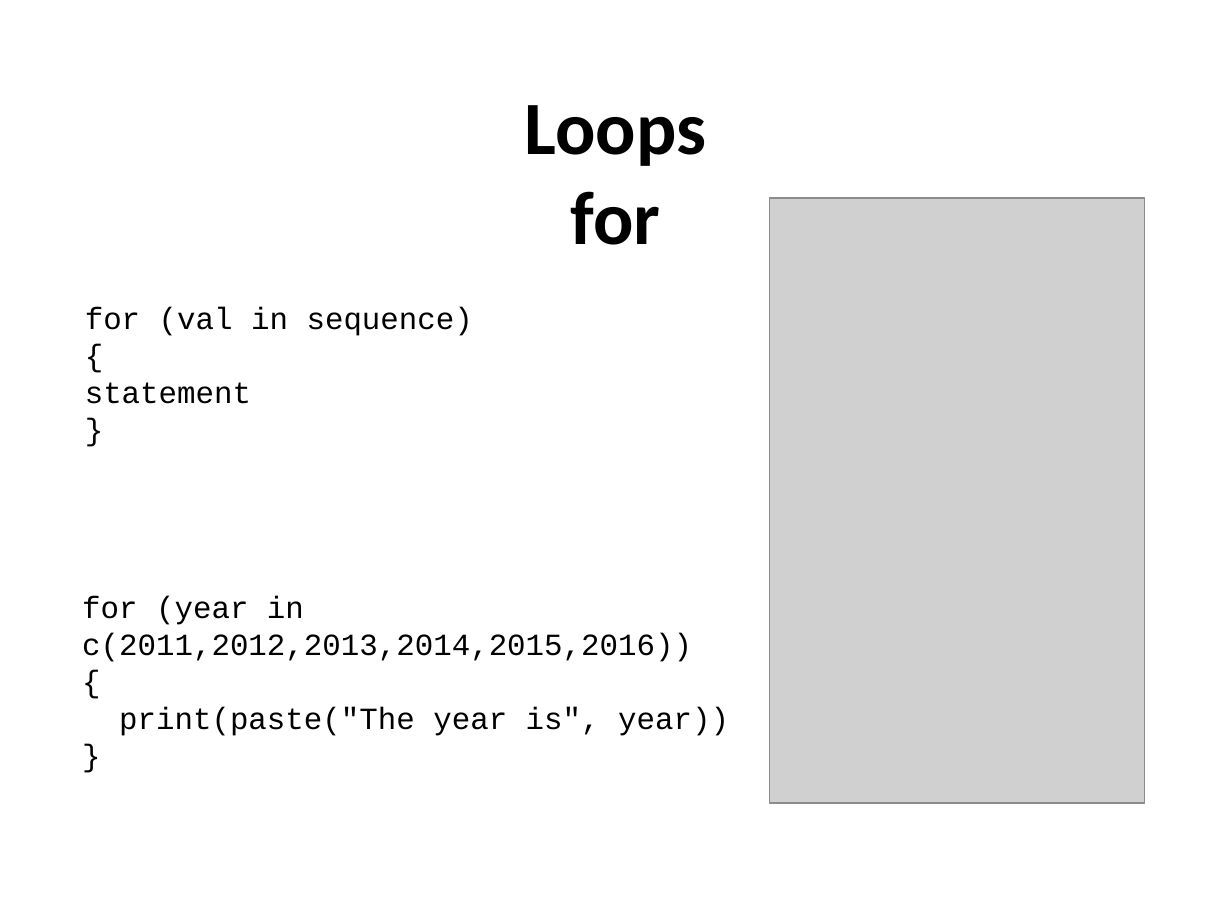
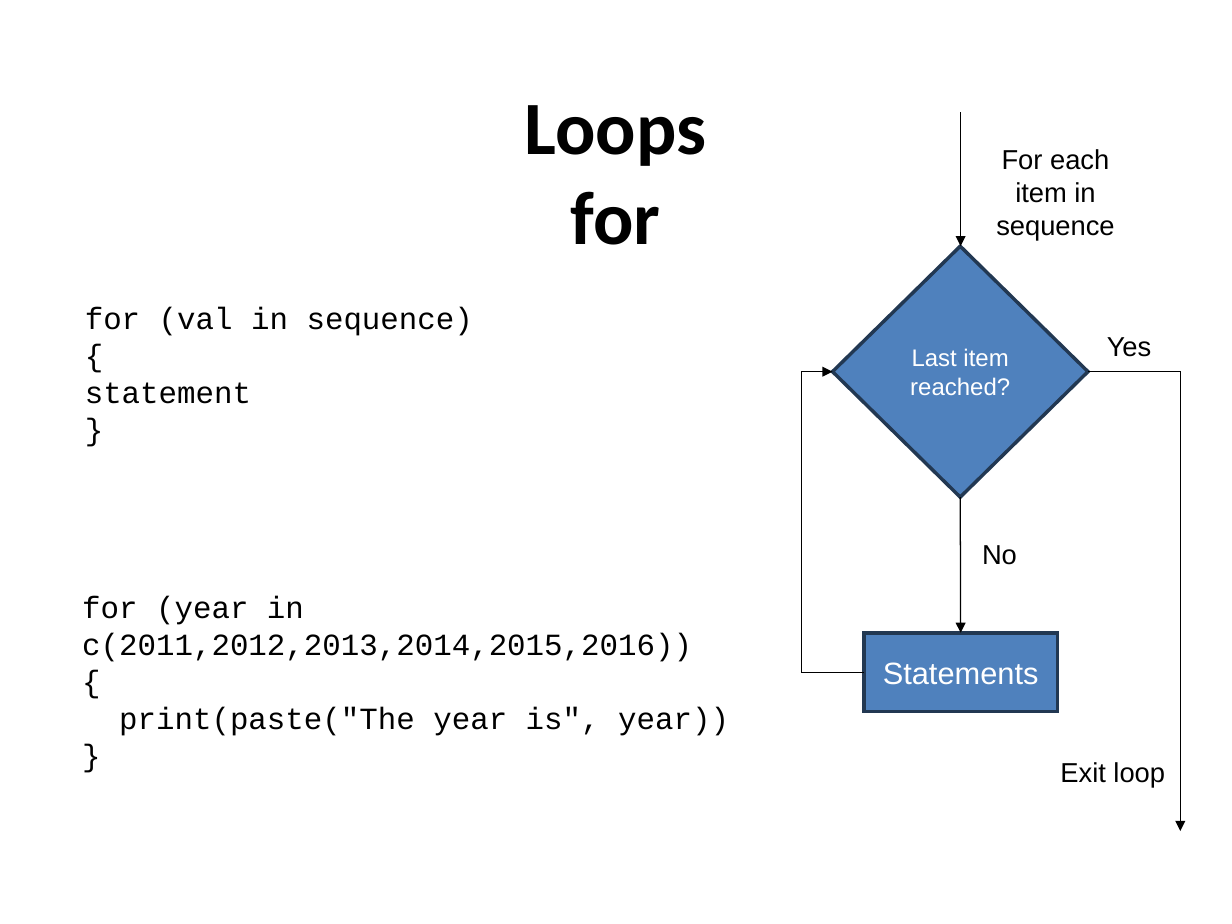
Before and after one commit to sraorao/MSD_R_course_HT2024, a slide deck: slide 8 of powerpoint/Session2.pptx. Drawn at 1232x924 pixels with LibreOffice and Linux fonts; fonts in the diff are those of the drawing; grey boxes stand for pictures. Boxes give left, top, right and bottom in pixels: in the first picture for what was removed or moved away, otherwise in the second. Text is boxed around its words. In the diff, an @@ line names an element or a change of style, - is before the commit and + after.

```diff
--- a/powerpoint/Session2.pptx
+++ b/powerpoint/Session2.pptx
@@ arrow added from (961, 112) to (961, 246), #000000 0.75 pt @@
@@ text added at [996,149,1114,240], 16 pt, text #000000 @@
+For each item in sequence
@@ picture removed at [770,198,1145,803] @@
@@ diamond added at [833,246,1088,498], fill #4F81BD, outline #233953 2 pt, 14 pt, text #FFFFFF @@
+Last item reached?
@@ text added at [1107,337,1152,357], 16 pt, text #000000 @@
+Yes
@@ elbow arrow added from (864, 673) to (833, 372), #000000 0.75 pt @@
@@ elbow arrow added from (1088, 372) to (1180, 832), #000000 0.75 pt @@
@@ arrow added from (960, 496) to (961, 633), #000000 0.75 pt @@
@@ text added at [982,545,1017,565], 16 pt, text #000000 @@
+No
@@ rectangle added at [864,633,1057,712], fill #4F81BD, outline #233953 2 pt, 18 pt, text #FFFFFF @@
+Statements
@@ text added at [1060,762,1165,788], 16 pt, text #000000 @@
+Exit loop
```
Also in this commit, not shown: 5 other slides changed, 9 other files.
